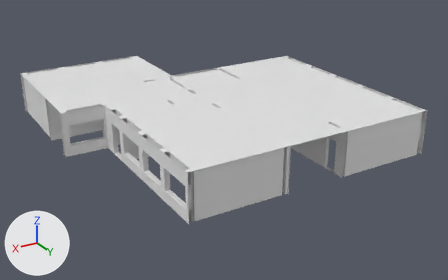
One commit to the Blender file Assets/Resource/Blender/school_left_down.blend: the scene before it, then after it.
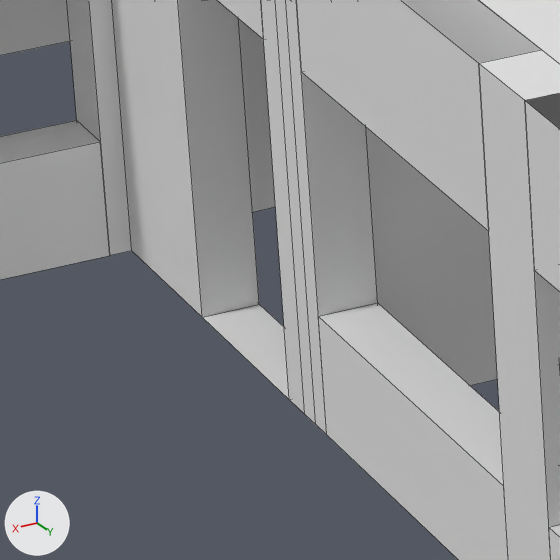
The first picture shows the older version from a 50 mm camera at (-0.54, 10.47, 14.35) aimed at (-18.14, -18.85, -0.32). The close-ups show both versions on the part from 22% to 32% of the width and 45% to 62% of the height of that picture. Arrows for +X, +Y and +Z are at lower left; the lights stay in place. The close-ups show mesh edges as thin lines.

Before the edit, the objects in view are built like this:
```python
me_plane_003 = bpy.data.meshes.new('Plane.003')
me_plane_003.from_pydata(...)  # 525 vertices, 454 faces; spans x -10.3..6.8, y -4.7..13.5, z 0.0..2.6
# before: 130 (4.3, 4.6, 0.0) at pixel (202, 317), 131 (4.1, 4.6, 0.0) at pixel (259, 304), 132 (4.3, 5.7, 0.0) at pixel (289, 399), 133 (4.1, 5.7, 0.0)
ob_scool = bpy.data.objects.new('Scool', me_plane_003)
ob_scool.location = (-15.868, -24.322, 0.0)
```
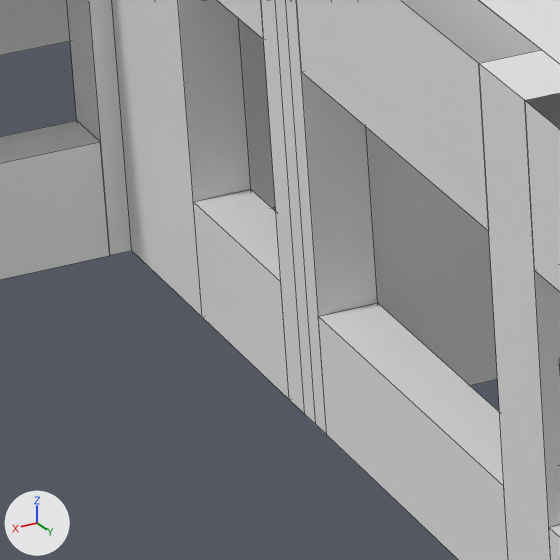
What differs and where, as boxes [x1, y1, x2, y2] in the close-ups (560 x 560 px):
part 1 of me_plane_003, built on: before [203, 304, 289, 399]; after [193, 189, 289, 399]

The change, as a diff of the scene's bpy script:
```diff
--- a/Assets/Resource/Blender/school_left_down.blend.py
+++ b/Assets/Resource/Blender/school_left_down.blend.py
@@ me_plane_003 @@
 me_plane_003.from_pydata(...)  # 525 vertices, 454 faces; spans x -10.3..6.8, y -4.7..13.5, z 0.0..2.6
 # used by ob_scool; location = (-15.868, -24.322, 0.0)
 # verts and faces of me_plane_003; kept vertices keep their numbers, new ones are numbered from 525
+# me_plane_003 part 1
+delete_faces([(130, 132, 133, 131)])
+for new, old in zip([*range(525, 529)], [*range(130, 134)]): verts[new] = verts[old] + (0.0, 0.0, 0.6)
+faces += [(130, 525, 526, 131), (525, 527, 528, 526), (131, 526, 528, 133), (132, 133, 528, 527), (130, 132, 527, 525)]
```
